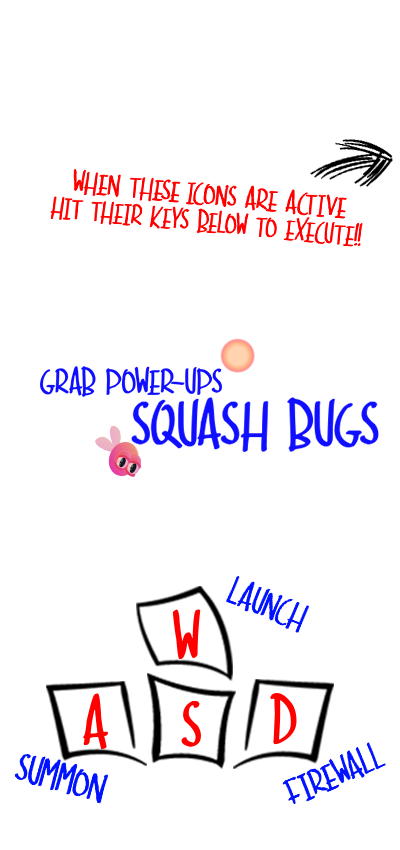
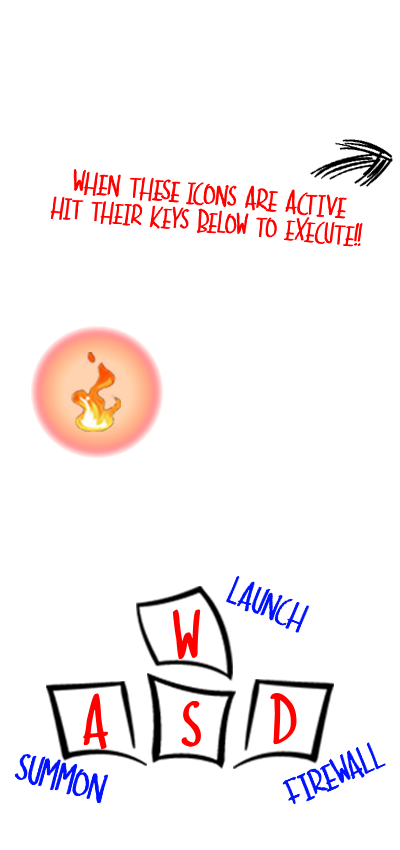
Layered file, before and after one edit (400 x 850). Changes by layer:
hid "squash bugs" over [131, 397, 379, 452]
hid "Armature_Flying_3" over [94, 425, 142, 477]
added layer "Layer 2" above "Layer 1" over [71, 352, 121, 432]
added layer "Layer 1" above "Bomb_02_1" over [31, 326, 163, 458]
hid "Bomb_02_1" over [220, 338, 255, 373]
hid "grab power ups" over [40, 366, 222, 397]
